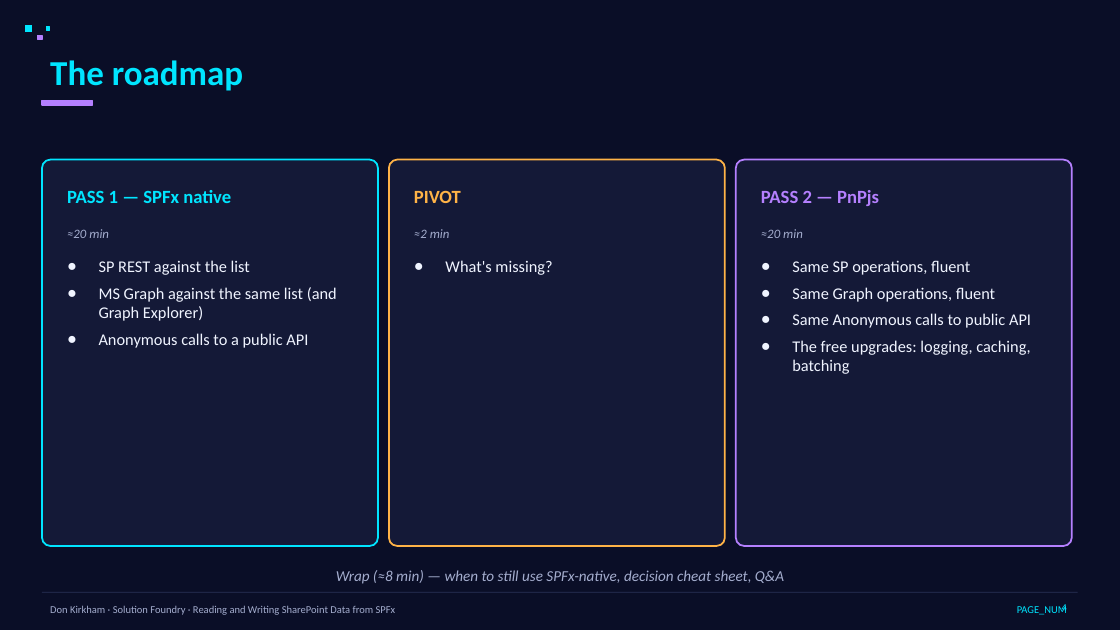
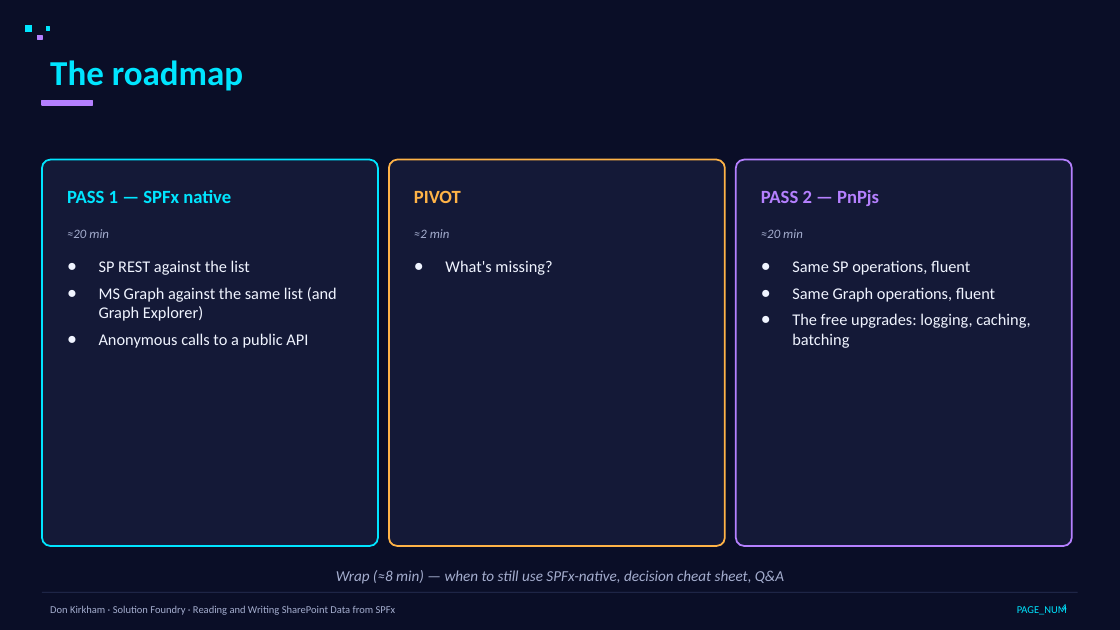
Before and after one commit to DonKirkham/dataDemo, a slide deck: slide 4 of presentation/data-access-spfx.pptx. Drawn at 1120x630 pixels with LibreOffice and Linux fonts; fonts in the diff are those of the drawing. Boxes give left, top, right and bottom in pixels: in the first picture for what was removed or moved away, otherwise in the second. Text is boxed around its words. In the diff, an @@ line names an element or a change of style, - is before the commit and + after.

```diff
--- a/presentation/data-access-spfx.pptx
+++ b/presentation/data-access-spfx.pptx
@@ text at [792,313,1031,328]: paragraph removed @@
-● Same Anonymous calls to public API
```
Also in this commit, not shown: 19 other slides changed, 6 slides added, 2 other files.
